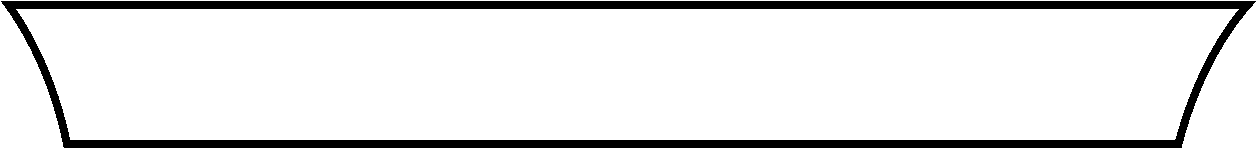
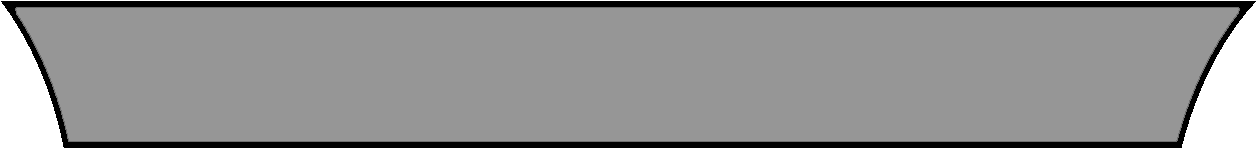
Two versions of the same layered image (1257x149). Layer-by-layer changes:
painted on "Layer 1" over [15, 7, 1240, 142]
